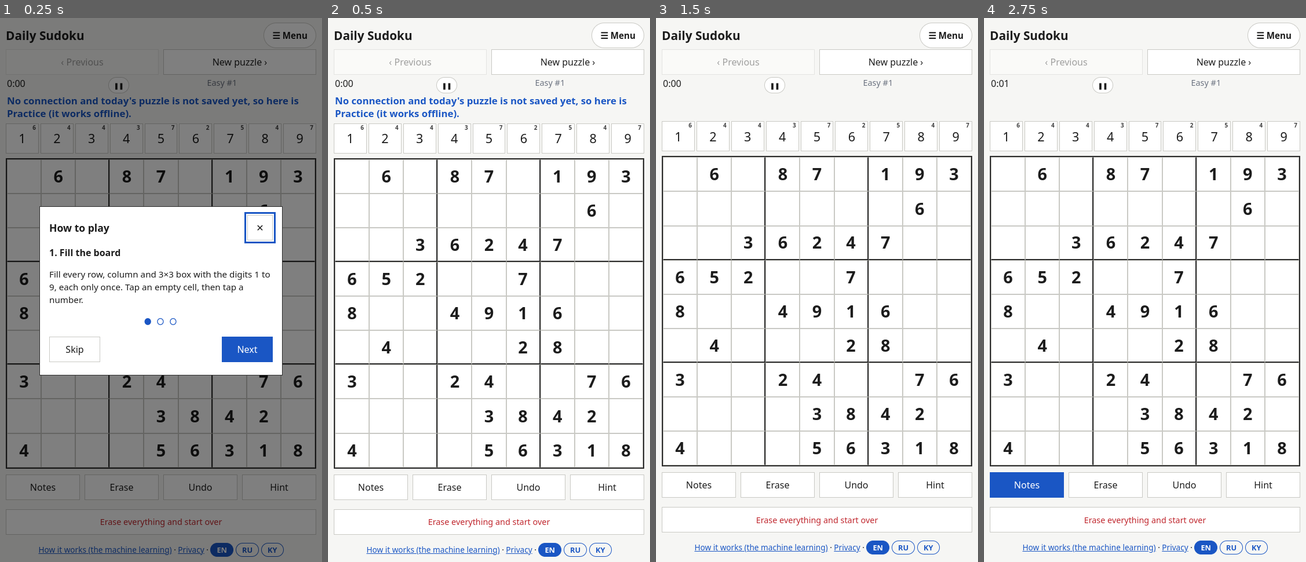
Above: before the commit, frames 1-4 (left to right).
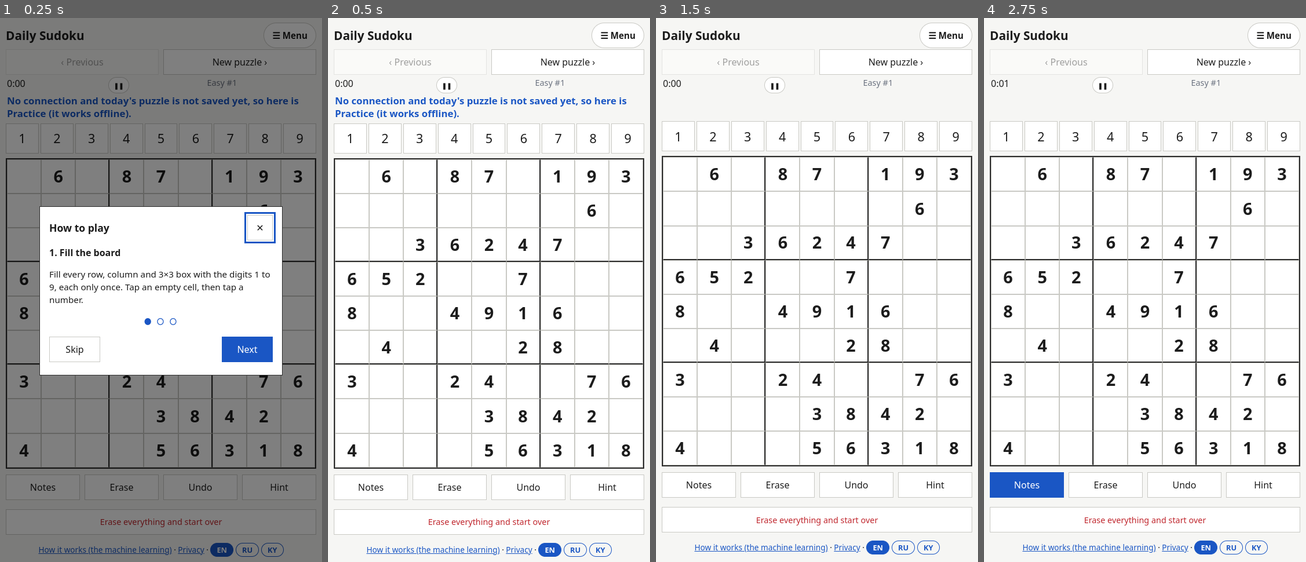
Above: after the commit, the same moments.

Repository: aiyma-a/daily-sudoku
Game: browser game, page docs/index.html
The game is run twice, just before and just after one commit, with the same random seed, the same clock (stepped at 60 frames per second) and the same inputs. When the page shows a pop-up message, it is drawn as a white box for half a second while everything else waits; a line starting with > is the answer the replay typed.
Inputs:
- Up to frame 1 (0.25 s): no input
- Up to frame 2 (0.5 s): click "Skip" at 0.27 s
- Up to frame 3 (1.5 s): click "Erase everything and start ov…" at 0.52 s; tap Space at 1.1 s
- Up to frame 4 (2.75 s): tap Space at 1.6, 2.1, 2.6 s; tap N at 2.52 s

The runs differ from the first frame. In frame 1, less than 0.1% of the frame differs, in the area x 10-98%, y 19-21%; in frame 2, less than 0.1%; in frame 3, less than 0.1%; in frame 4, less than 0.1%.

Commit message:
Remove remaining-count badges from number pad
The small numbers in the corner of each key were confusing. The
screen-reader label ("5, 3 left") and the dimmed 'used' state stay.

Co-Authored-By: Claude Sonnet 5.5 <noreply@anthropic.com>

Diff:
--- a/docs/app.js
+++ b/docs/app.js
@@ -179,7 +179,6 @@
       const left = Math.max(0, 9 - counts[+b.dataset.n]);
       b.classList.toggle("used", left === 0);
       b.setAttribute("aria-label", b.dataset.n + ", " + (left ? T("{n} left", { n: left }) : T("all placed")));
-      b.dataset.left = left; // shown as a small badge: how many of this digit are still to place
     });
     [...$("levels").children].forEach((b) => {
       b.classList.toggle("active", b.dataset.level === level);
--- a/docs/style.css
+++ b/docs/style.css
@@ -86,7 +86,6 @@
 #pad { display: grid; grid-template-columns: repeat(9, 1fr); gap: 3px; }
 #pad button { padding: 0; min-height: 52px; font-size: 1.35rem; position: relative; }
 #pad button.used { opacity: .35; }
-#pad button::after { content: attr(data-left); position: absolute; top: 2px; right: 4px; font-size: .62rem; font-weight: 700; line-height: 1; opacity: .85; }
 #pad button.used::after { content: ""; }
 #error { color: var(--conflict-text); }
 
